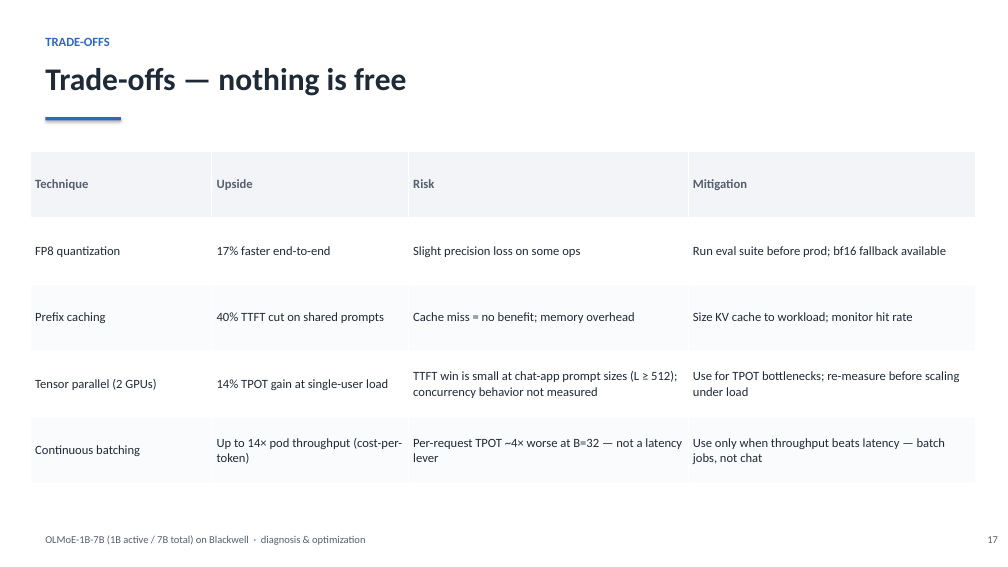
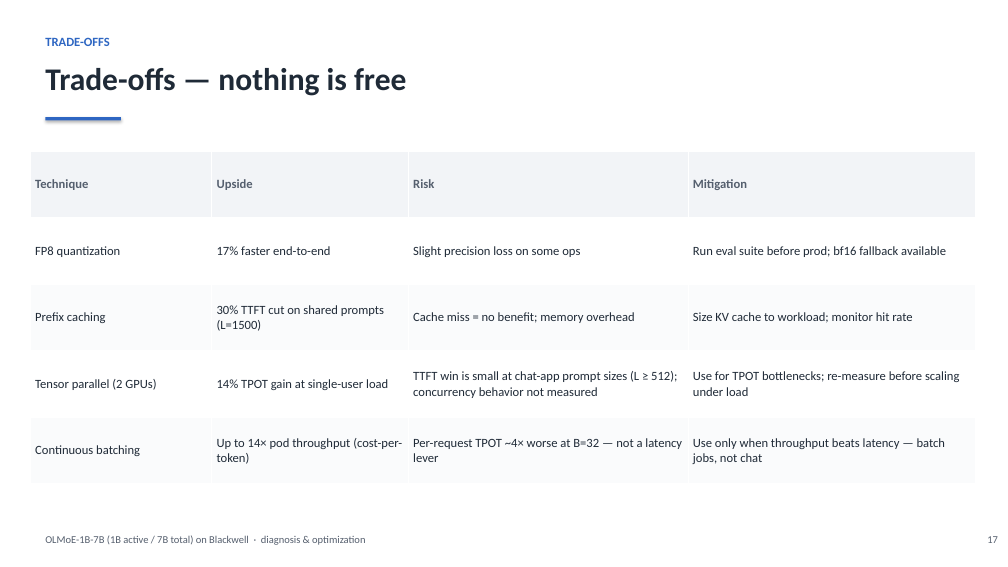
Before and after one commit to harishvs/moe-inference-optimize, a slide deck: slide 17 of talk/deck.pptx. Drawn at 1008x567 pixels with LibreOffice and Linux fonts; fonts in the diff are those of the drawing. Boxes give left, top, right and bottom in pixels: in the first picture for what was removed or moved away, otherwise in the second. Text is boxed around its words. In the diff, an @@ line names an element or a change of style, - is before the commit and + after.

```diff
--- a/talk/deck.pptx
+++ b/talk/deck.pptx
@@ table at (30,151,975,484) @@
-row 3, column 2: 40% TTFT cut on shared prompts
+row 3, column 2: 30% TTFT cut on shared prompts (L=1500)
```
Also in this commit, not shown: 1 other slide changed, 1 other file.
